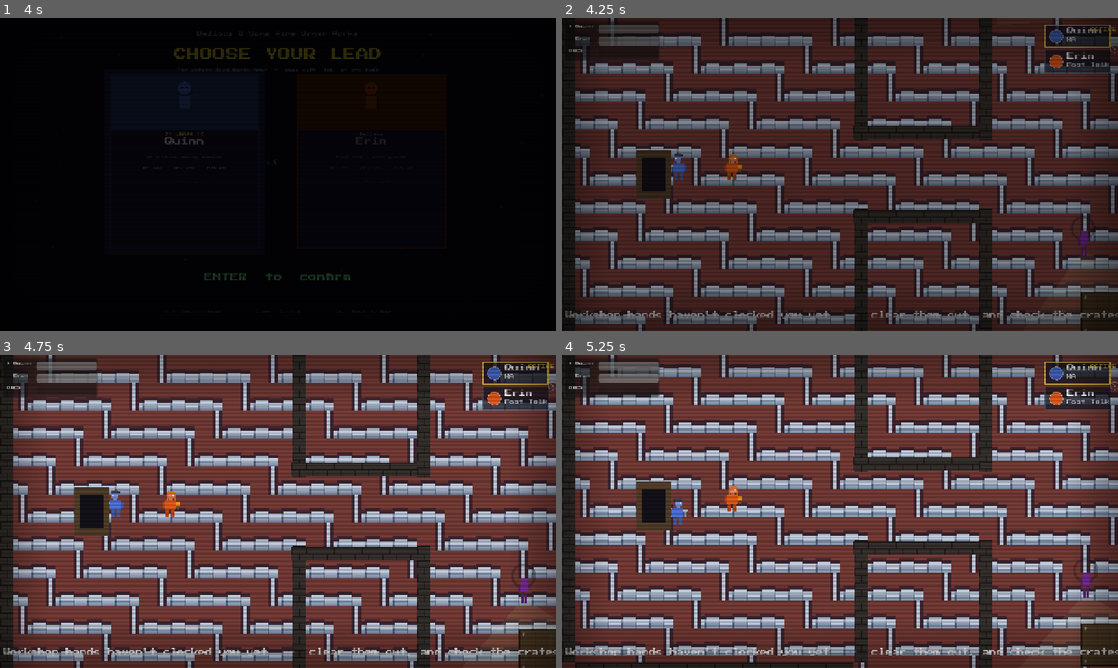
Above: before the commit, frames 1-4 (two rows, left to right).
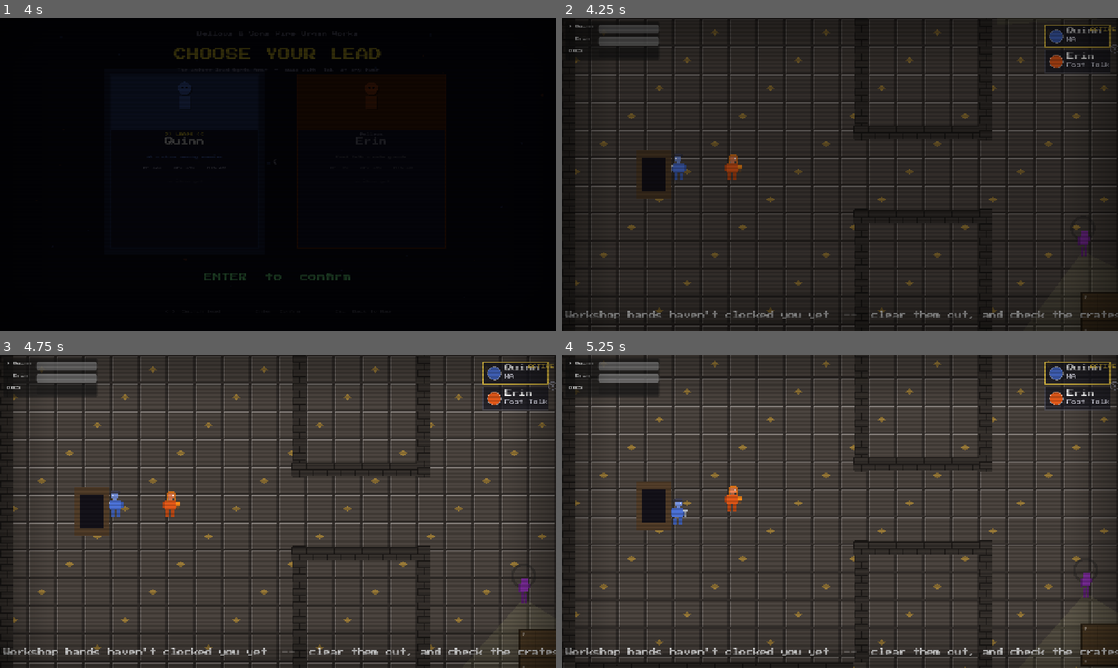
Above: after the commit, the same moments.

Repository: dougreichard/rpg_game
Game: Godot game, scene res://scenes/ui/TitleScreen.tscn
The game is run twice, just before and just after one commit, with the same random seed, the same clock (stepped at 60 frames per second) and the same inputs.
Inputs (mouse positions are in pixels of both pictures, inside the frame that each line leads up to):
- Up to frame 1 (4 s): tap Enter (ui_accept) at 0.5, 0.77, 1.25, 3.77 s; move the mouse to (400, 158) at 0.52 s; hold D (move_right) 0.53-1.25 s; hold F (attack) 0.53-1.25 s; click (400, 158) at 0.67 s; drag from (166, 190) to (250, 237) at 1.27 s; move the mouse to (333, 105) at 2.02 s; hold D (move_right) 2.03-2.75 s; tap V (dash) at 2.1 s; drag from (250, 237) to (111, 127) at 2.77 s; move the mouse to (444, 221) at 3.52 s; hold A (move_left) from 3.53 s (still down); tap Tab (swap) at 3.6 s
- Up to frame 2 (4.25 s): keep holding A (move_left)
- Up to frame 3 (4.75 s): release A (move_left) at 4.25 s; drag from (111, 464) to (522, 589) at 4.27 s
- Up to frame 4 (5.25 s): tap Enter (ui_accept) at 5 s; move the mouse to (867, 511) at 5.02 s; hold S (move_down) from 5.03 s (still down); tap Alt at 5.1 s; click (867, 511) at 5.17 s

Frame 1 is identical in both runs. In frame 2, 51% of the frame differs, in the area x 2-100%, y 0-100%; in frame 3, 81%; in frame 4, 80%.

Commit message:
temp fix for floor, sidekick work with keyboard again.

Diff:
--- a/scripts/levels/carnival.gd
+++ b/scripts/levels/carnival.gd
@@ -7,8 +7,8 @@
 const FLOOR_ACCENT_COLOR: Color = Color(0.78, 0.55, 0.24)
 const FLOOR_COLS: int = 30
 const FLOOR_ROWS: int = 17
-const FLOOR_TILE_PLAIN: Vector2i = Vector2i(0, 4)
-const FLOOR_TILE_ACCENT: Vector2i = Vector2i(2, 4)
+const FLOOR_TILE_PLAIN: Vector2i = Vector2i(0, 0)
+const FLOOR_TILE_ACCENT: Vector2i = Vector2i(1, 0)
 const FLOOR_ACCENT_PERIOD: int = 4
 
 const GRUNT_SCENE: PackedScene = preload("res://scenes/enemies/Grunt.tscn")
@@ -152,7 +152,7 @@
 func _build_floor() -> void:
 	var tile_map := TileMap.new()
 	tile_map.name = "Floor"
-	tile_map.tile_set = PlaceholderArt.make_kenney_tileset()
+	tile_map.tile_set = PlaceholderArt.make_level_tileset(FLOOR_BASE_COLOR, FLOOR_ACCENT_COLOR)
 	add_child(tile_map)
 	move_child(tile_map, 0)
 	tile_map.position = Vector2(CAMERA_LIMIT_LEFT, CAMERA_LIMIT_TOP)
--- a/scripts/levels/clocktower.gd
+++ b/scripts/levels/clocktower.gd
@@ -7,8 +7,8 @@
 const FLOOR_ACCENT_COLOR: Color = Color(0.62, 0.52, 0.28)
 const FLOOR_COLS: int = 11
 const FLOOR_ROWS: int = 19
-const FLOOR_TILE_PLAIN: Vector2i = Vector2i(2, 0)
-const FLOOR_TILE_ACCENT: Vector2i = Vector2i(1, 1)
+const FLOOR_TILE_PLAIN: Vector2i = Vector2i(0, 0)
+const FLOOR_TILE_ACCENT: Vector2i = Vector2i(1, 0)
 const FLOOR_ACCENT_PERIOD: int = 4
 
 const GRUNT_SCENE: PackedScene = preload("res://scenes/enemies/Grunt.tscn")
@@ -121,7 +121,7 @@
 func _build_floor() -> void:
 	var tile_map := TileMap.new()
 	tile_map.name = "Floor"
-	tile_map.tile_set = PlaceholderArt.make_kenney_tileset()
+	tile_map.tile_set = PlaceholderArt.make_level_tileset(FLOOR_BASE_COLOR, FLOOR_ACCENT_COLOR)
 	add_child(tile_map)
 	move_child(tile_map, 0)
 	tile_map.position = Vector2(CAMERA_LIMIT_LEFT, CAMERA_LIMIT_TOP)
--- a/scripts/levels/grand_marquee_cinema.gd
+++ b/scripts/levels/grand_marquee_cinema.gd
@@ -7,8 +7,8 @@
 const FLOOR_ACCENT_COLOR: Color = Color(0.72, 0.55, 0.28)
 const FLOOR_COLS: int = 20
 const FLOOR_ROWS: int = 17
-const FLOOR_TILE_PLAIN: Vector2i = Vector2i(2, 0)
-const FLOOR_TILE_ACCENT: Vector2i = Vector2i(0, 0)
+const FLOOR_TILE_PLAIN: Vector2i = Vector2i(0, 0)
+const FLOOR_TILE_ACCENT: Vector2i = Vector2i(1, 0)
 const FLOOR_ACCENT_PERIOD: int = 4
 
 const GRUNT_SCENE: PackedScene = preload("res://scenes/enemies/Grunt.tscn")
@@ -156,7 +156,7 @@
 func _build_floor() -> void:
 	var tile_map := TileMap.new()
 	tile_map.name = "Floor"
-	tile_map.tile_set = PlaceholderArt.make_kenney_tileset()
+	tile_map.tile_set = PlaceholderArt.make_level_tileset(FLOOR_BASE_COLOR, FLOOR_ACCENT_COLOR)
 	add_child(tile_map)
 	move_child(tile_map, 0)
 	tile_map.position = Vector2(CAMERA_LIMIT_LEFT, CAMERA_LIMIT_TOP)
--- a/scripts/levels/harbor_docks.gd
+++ b/scripts/levels/harbor_docks.gd
@@ -7,8 +7,8 @@
 const FLOOR_ACCENT_COLOR: Color = Color(0.45, 0.55, 0.50)
 const FLOOR_COLS: int = 30
 const FLOOR_ROWS: int = 17
-const FLOOR_TILE_PLAIN: Vector2i = Vector2i(0, 4)
-const FLOOR_TILE_ACCENT: Vector2i = Vector2i(1, 4)
+const FLOOR_TILE_PLAIN: Vector2i = Vector2i(0, 0)
+const FLOOR_TILE_ACCENT: Vector2i = Vector2i(1, 0)
 const FLOOR_ACCENT_PERIOD: int = 4
 
 const GRUNT_SCENE: PackedScene = preload("res://scenes/enemies/Grunt.tscn")
@@ -142,7 +142,7 @@
 func _build_floor() -> void:
 	var tile_map := TileMap.new()
 	tile_map.name = "Floor"
-	tile_map.tile_set = PlaceholderArt.make_kenney_tileset()
+	tile_map.tile_set = PlaceholderArt.make_level_tileset(FLOOR_BASE_COLOR, FLOOR_ACCENT_COLOR)
 	add_child(tile_map)
 	move_child(tile_map, 0)
 	tile_map.position = Vector2(CAMERA_LIMIT_LEFT, CAMERA_LIMIT_TOP)
--- a/scripts/levels/iron_strings_gym.gd
+++ b/scripts/levels/iron_strings_gym.gd
@@ -7,8 +7,8 @@
 const FLOOR_ACCENT_COLOR: Color = Color(0.62, 0.30, 0.26)
 const FLOOR_COLS: int = 30
 const FLOOR_ROWS: int = 17
-const FLOOR_TILE_PLAIN: Vector2i = Vector2i(1, 1)
-const FLOOR_TILE_ACCENT: Vector2i = Vector2i(0, 0)
+const FLOOR_TILE_PLAIN: Vector2i = Vector2i(0, 0)
+const FLOOR_TILE_ACCENT: Vector2i = Vector2i(1, 0)
 const FLOOR_ACCENT_PERIOD: int = 4
 
 const GRUNT_SCENE: PackedScene = preload("res://scenes/enemies/Grunt.tscn")
@@ -124,7 +124,7 @@
 func _build_floor() -> void:
 	var tile_map := TileMap.new()
 	tile_map.name = "Floor"
-	tile_map.tile_set = PlaceholderArt.make_kenney_tileset()
+	tile_map.tile_set = PlaceholderArt.make_level_tileset(FLOOR_BASE_COLOR, FLOOR_ACCENT_COLOR)
 	add_child(tile_map)
 	move_child(tile_map, 0)
 	tile_map.position = Vector2(CAMERA_LIMIT_LEFT, CAMERA_LIMIT_TOP)
--- a/scripts/levels/library_archive.gd
+++ b/scripts/levels/library_archive.gd
@@ -7,8 +7,8 @@
 const FLOOR_ACCENT_COLOR: Color = Color(0.58, 0.48, 0.32)
 const FLOOR_COLS: int = 30
 const FLOOR_ROWS: int = 17
-const FLOOR_TILE_PLAIN: Vector2i = Vector2i(2, 0)
-const FLOOR_TILE_ACCENT: Vector2i = Vector2i(1, 1)
+const FLOOR_TILE_PLAIN: Vector2i = Vector2i(0, 0)
+const FLOOR_TILE_ACCENT: Vector2i = Vector2i(1, 0)
 const FLOOR_ACCENT_PERIOD: int = 4
 
 const GRUNT_SCENE: PackedScene = preload("res://scenes/enemies/Grunt.tscn")
@@ -141,7 +141,7 @@
 func _build_floor() -> void:
 	var tile_map := TileMap.new()
 	tile_map.name = "Floor"
-	tile_map.tile_set = PlaceholderArt.make_kenney_tileset()
+	tile_map.tile_set = PlaceholderArt.make_level_tileset(FLOOR_BASE_COLOR, FLOOR_ACCENT_COLOR)
 	add_child(tile_map)
 	move_child(tile_map, 0)
 	tile_map.position = Vector2(CAMERA_LIMIT_LEFT, CAMERA_LIMIT_TOP)
--- a/scripts/levels/old_parish_church.gd
+++ b/scripts/levels/old_parish_church.gd
@@ -7,8 +7,8 @@
 const FLOOR_ACCENT_COLOR: Color = Color(0.55, 0.50, 0.40)
 const FLOOR_COLS: int = 25
 const FLOOR_ROWS: int = 21
-const FLOOR_TILE_PLAIN: Vector2i = Vector2i(2, 0)
-const FLOOR_TILE_ACCENT: Vector2i = Vector2i(2, 1)
+const FLOOR_TILE_PLAIN: Vector2i = Vector2i(0, 0)
+const FLOOR_TILE_ACCENT: Vector2i = Vector2i(1, 0)
 const FLOOR_ACCENT_PERIOD: int = 4
 
 const GATE_RADIUS: float = 64.0
@@ -121,7 +121,7 @@
 func _build_floor() -> void:
 	var tile_map := TileMap.new()
 	tile_map.name = "Floor"
-	tile_map.tile_set = PlaceholderArt.make_kenney_tileset()
+	tile_map.tile_set = PlaceholderArt.make_level_tileset(FLOOR_BASE_COLOR, FLOOR_ACCENT_COLOR)
 	add_child(tile_map)
 	move_child(tile_map, 0)
 	tile_map.position = Vector2(CAMERA_LIMIT_LEFT, CAMERA_LIMIT_TOP)
--- a/scripts/levels/pipe_organ_works.gd
+++ b/scripts/levels/pipe_organ_works.gd
@@ -50,8 +50,8 @@
 const FLOOR_ACCENT_COLOR: Color = Color(0.6, 0.48, 0.22)
 const FLOOR_COLS: int = 43
 const FLOOR_ROWS: int = 17
-const FLOOR_TILE_PLAIN: Vector2i = Vector2i(2, 0)
-const FLOOR_TILE_ACCENT: Vector2i = Vector2i(1, 1)
+const FLOOR_TILE_PLAIN: Vector2i = Vector2i(0, 0)
+const FLOOR_TILE_ACCENT: Vector2i = Vector2i(1, 0)
 const FLOOR_ACCENT_PERIOD: int = 4
 
 @onready var camera: Camera2D = $Camera2D
@@ -124,7 +124,7 @@
 func _build_floor() -> void:
 	var tile_map := TileMap.new()
 	tile_map.name = "Floor"
-	tile_map.tile_set = PlaceholderArt.make_kenney_tileset()
+	tile_map.tile_set = PlaceholderArt.make_level_tileset(FLOOR_BASE_COLOR, FLOOR_ACCENT_COLOR)
 	add_child(tile_map)
 	move_child(tile_map, 0)
 	tile_map.position = Vector2(CAMERA_LIMIT_LEFT, CAMERA_LIMIT_TOP)
--- a/scripts/levels/recording_studio.gd
+++ b/scripts/levels/recording_studio.gd
@@ -125,7 +125,7 @@
 func _build_floor() -> void:
 	var tile_map := TileMap.new()
 	tile_map.name = "Floor"
-	tile_map.tile_set = PlaceholderArt.make_kenney_tileset()
+	tile_map.tile_set = PlaceholderArt.make_level_tileset(FLOOR_BASE_COLOR, FLOOR_ACCENT_COLOR)
 	add_child(tile_map)
 	move_child(tile_map, 0)
 	tile_map.position = Vector2(CAMERA_LIMIT_LEFT, CAMERA_LIMIT_TOP)
--- a/scripts/levels/the_drop.gd
+++ b/scripts/levels/the_drop.gd
@@ -7,8 +7,8 @@
 const FLOOR_ACCENT_COLOR: Color = Color(0.58, 0.40, 0.30)
 const FLOOR_COLS: int = 18
 const FLOOR_ROWS: int = 17
-const FLOOR_TILE_PLAIN: Vector2i = Vector2i(0, 4)
-const FLOOR_TILE_ACCENT: Vector2i = Vector2i(1, 4)
+const FLOOR_TILE_PLAIN: Vector2i = Vector2i(0, 0)
+const FLOOR_TILE_ACCENT: Vector2i = Vector2i(1, 0)
 const FLOOR_ACCENT_PERIOD: int = 4
 
 const GRUNT_SCENE: PackedScene = preload("res://scenes/enemies/Grunt.tscn")
@@ -169,7 +169,7 @@
 func _build_floor() -> void:
 	var tile_map := TileMap.new()
 	tile_map.name = "Floor"
-	tile_map.tile_set = PlaceholderArt.make_kenney_tileset()
+	tile_map.tile_set = PlaceholderArt.make_level_tileset(FLOOR_BASE_COLOR, FLOOR_ACCENT_COLOR)
 	add_child(tile_map)
 	move_child(tile_map, 0)
 	tile_map.position = Vector2(CAMERA_LIMIT_LEFT, CAMERA_LIMIT_TOP)
--- a/scripts/levels/underground_tunnels.gd
+++ b/scripts/levels/underground_tunnels.gd
@@ -199,7 +199,7 @@
 func _build_floor() -> void:
 	var tile_map := TileMap.new()
 	tile_map.name = "Floor"
-	tile_map.tile_set = PlaceholderArt.make_kenney_tileset()
+	tile_map.tile_set = PlaceholderArt.make_level_tileset(FLOOR_BASE_COLOR, FLOOR_ACCENT_COLOR)
 	add_child(tile_map)
 	move_child(tile_map, 0)
 	tile_map.position = Vector2(CAMERA_LIMIT_LEFT, CAMERA_LIMIT_TOP)
--- a/scripts/levels/vr_escape_room.gd
+++ b/scripts/levels/vr_escape_room.gd
@@ -7,8 +7,8 @@
 const FLOOR_ACCENT_COLOR: Color = Color(0.30, 0.65, 0.70)
 const FLOOR_COLS: int = 25
 const FLOOR_ROWS: int = 17
-const FLOOR_TILE_PLAIN: Vector2i = Vector2i(1, 1)
-const FLOOR_TILE_ACCENT: Vector2i = Vector2i(2, 1)
+const FLOOR_TILE_PLAIN: Vector2i = Vector2i(0, 0)
+const FLOOR_TILE_ACCENT: Vector2i = Vector2i(1, 0)
 const FLOOR_ACCENT_PERIOD: int = 4
 
 # Themed-stage floor overlays  --  each painted as its own TileMap, ON TOP of the
@@ -173,7 +173,7 @@
 func _build_floor() -> void:
 	var tile_map := TileMap.new()
 	tile_map.name = "Floor"
-	tile_map.tile_set = PlaceholderArt.make_kenney_tileset()
+	tile_map.tile_set = PlaceholderArt.make_level_tileset(FLOOR_BASE_COLOR, FLOOR_ACCENT_COLOR)
 	add_child(tile_map)
 	move_child(tile_map, 0)
 	tile_map.position = Vector2(CAMERA_LIMIT_LEFT, CAMERA_LIMIT_TOP)
--- a/scripts/levels/zip_line_park.gd
+++ b/scripts/levels/zip_line_park.gd
@@ -7,8 +7,8 @@
 const FLOOR_ACCENT_COLOR: Color = Color(0.55, 0.50, 0.30)
 const FLOOR_COLS: int = 30
 const FLOOR_ROWS: int = 17
-const FLOOR_TILE_PLAIN: Vector2i = Vector2i(0, 4)
-const FLOOR_TILE_ACCENT: Vector2i = Vector2i(1, 4)
+const FLOOR_TILE_PLAIN: Vector2i = Vector2i(0, 0)
+const FLOOR_TILE_ACCENT: Vector2i = Vector2i(1, 0)
 const FLOOR_ACCENT_PERIOD: int = 4
 
 const GRUNT_SCENE: PackedScene = preload("res://scenes/enemies/Grunt.tscn")
@@ -164,7 +164,7 @@
 func _build_floor() -> void:
 	var tile_map := TileMap.new()
 	tile_map.name = "Floor"
-	tile_map.tile_set = PlaceholderArt.make_kenney_tileset()
+	tile_map.tile_set = PlaceholderArt.make_level_tileset(FLOOR_BASE_COLOR, FLOOR_ACCENT_COLOR)
 	add_child(tile_map)
 	move_child(tile_map, 0)
 	tile_map.position = Vector2(CAMERA_LIMIT_LEFT, CAMERA_LIMIT_TOP)
